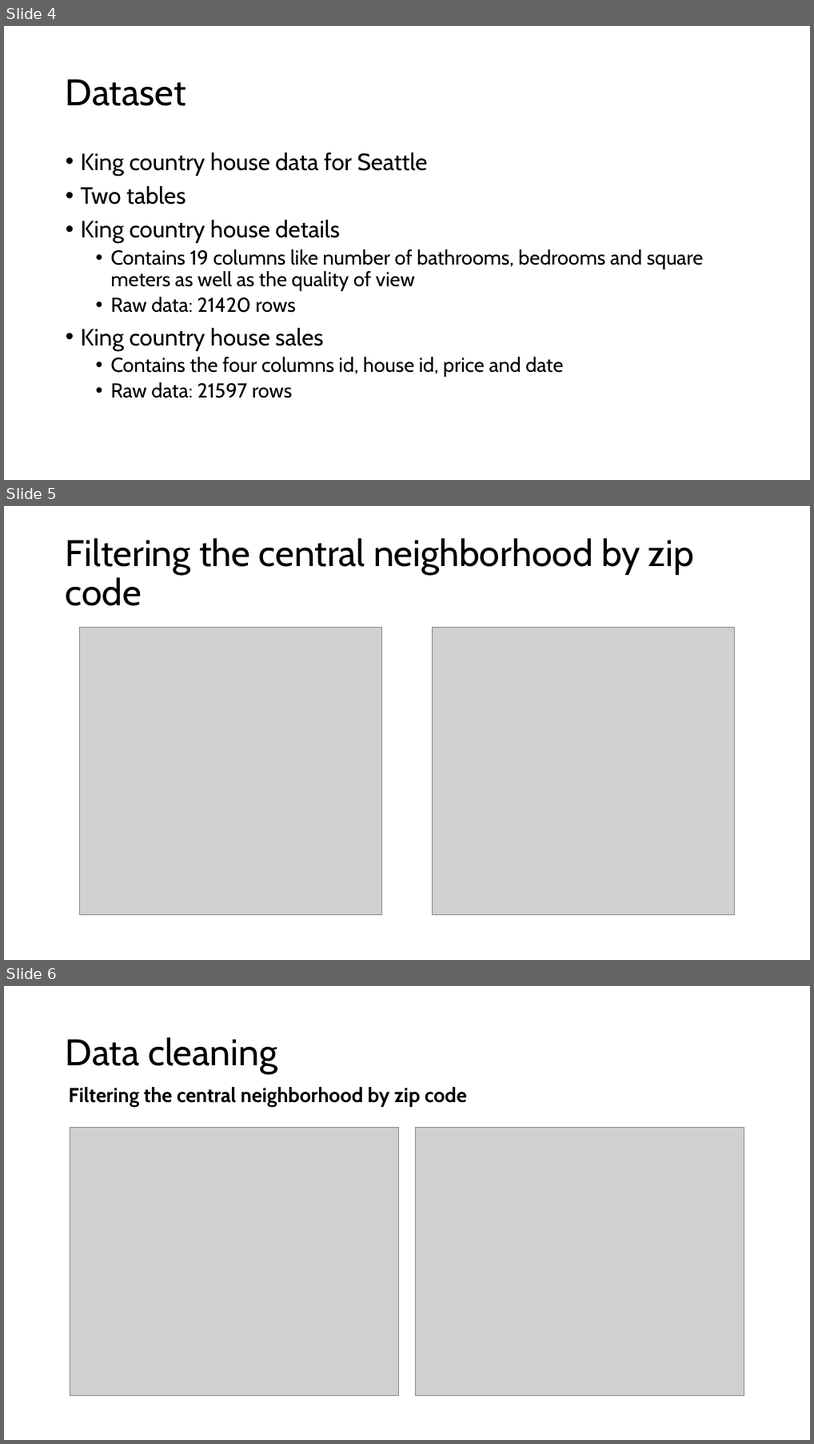
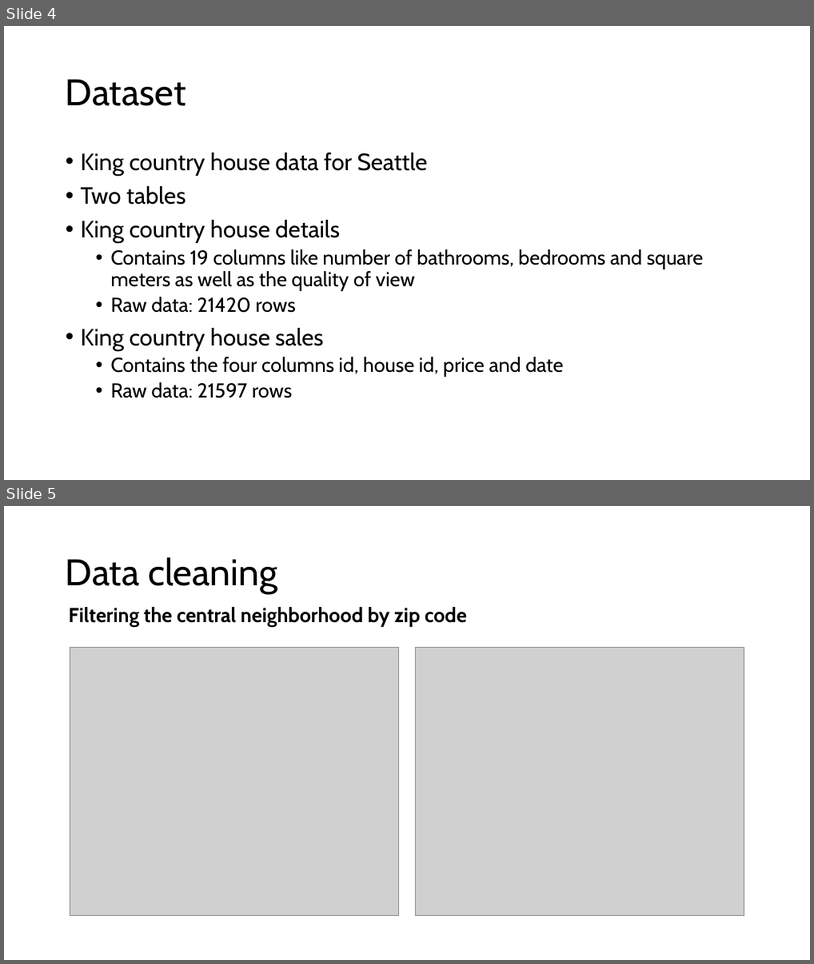
Before and after one commit to jale2025/ds-eda-project-template, a slide deck: King County Housing Data Presentation.pptx. Shown one above the other, each under a label of ours: slides 4, 5 and 6 before the commit, slides 4 and 5 after it. The pictures are 814x1444 and 814x964 pixels, drawn with LibreOffice and Linux fonts; fonts in the diff are those of the drawing; grey boxes stand for pictures. Boxes give left, top, right and bottom in pixels: in the first picture for what was removed or moved away, otherwise in the second. Text is boxed around its words. In the diff, an @@ line names an element or a change of style, - is before the commit and + after.

```diff
--- a/King County Housing Data Presentation.pptx
+++ b/King County Housing Data Presentation.pptx
@@ slide 5 removed at (x1=4, y1=506, x2=810, y2=960), background #FFFFFF @@
@@ title removed at (x1=66, y1=538, x2=694, y2=606) @@
-Filtering the central neighborhood by zip code
@@ picture removed at (x1=80, y1=627, x2=382, y2=915) @@
@@ picture removed at (x1=432, y1=627, x2=735, y2=915) @@
@@ what was slide 6 is now slide 5 @@
```
Also in this commit, not shown: 4 slides changed.
